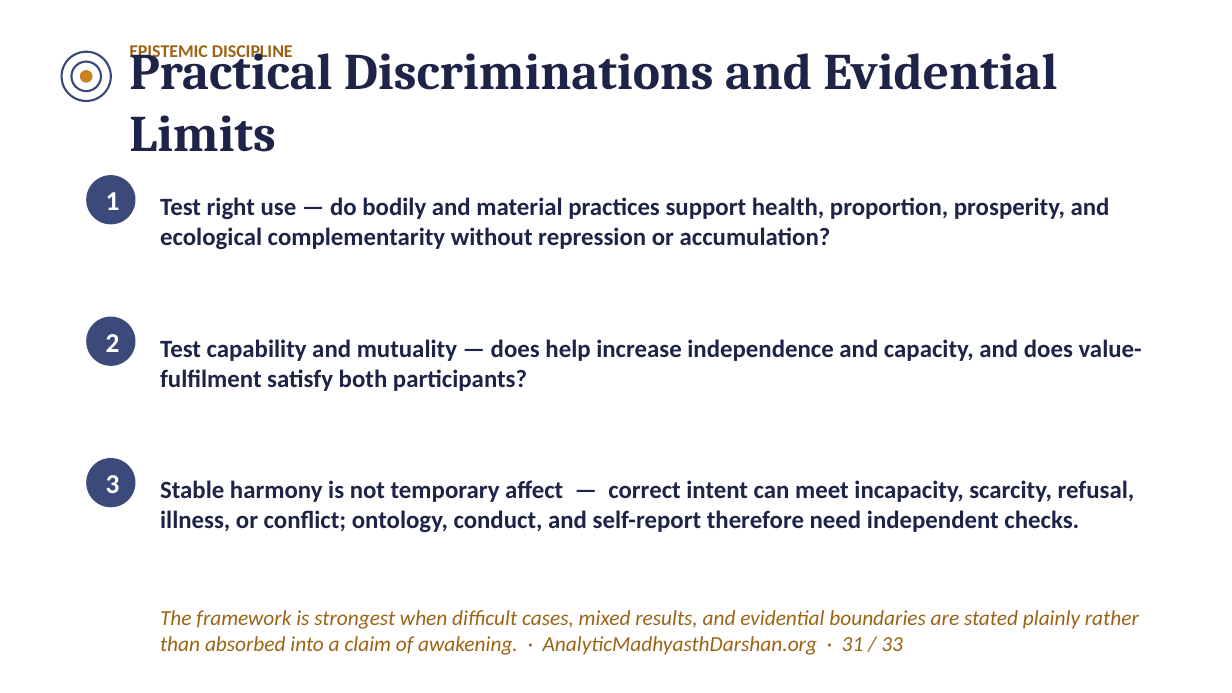
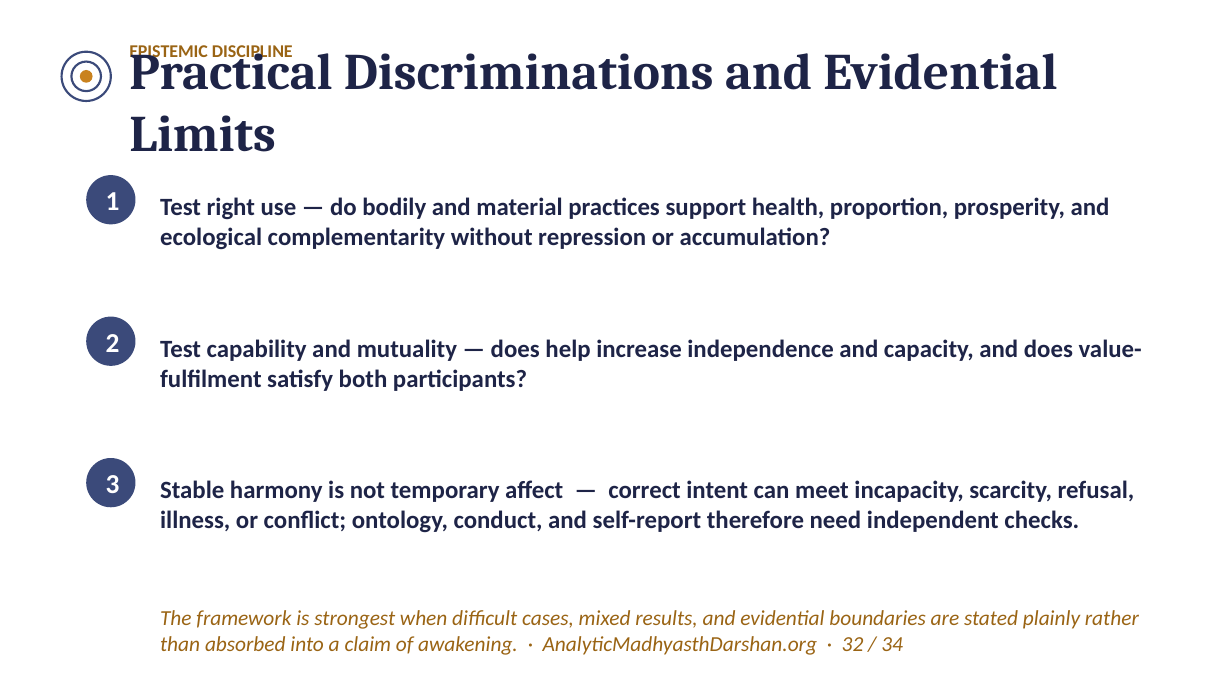
Before and after one commit to raghavamohan/AnalyticMadhyasthDarshan, a slide deck: slide 32 of Studies/The-Epistemology-of-Coexistence/The-Epistemology-of-Coexistence-Madhyasth-Darshan.pptx (slide 31 before the commit). Drawn at 1232x693 pixels with LibreOffice and Linux fonts; fonts in the diff are those of the drawing. Boxes give left, top, right and bottom in pixels: in the first picture for what was removed or moved away, otherwise in the second. Text is boxed around its words. In the diff, an @@ line names an element or a change of style, - is before the commit and + after.

```diff
--- a/Studies/The-Epistemology-of-Coexistence/The-Epistemology-of-Coexistence-Madhyasth-Darshan.pptx
+++ b/Studies/The-Epistemology-of-Coexistence/The-Epistemology-of-Coexistence-Madhyasth-Darshan.pptx
@@ text at <box>160,610,1139,655</box>: text changed @@
-The framework is strongest when difficult cases, mixed results, and evidential boundaries are stated plainly rather than absorbed into a claim of awakening. · AnalyticMadhyasthDarshan.org · 31 / 33
+The framework is strongest when difficult cases, mixed results, and evidential boundaries are stated plainly rather than absorbed into a claim of awakening. · AnalyticMadhyasthDarshan.org · 32 / 34
```
Also in this commit, not shown: 32 other slides changed, 1 slide added.
